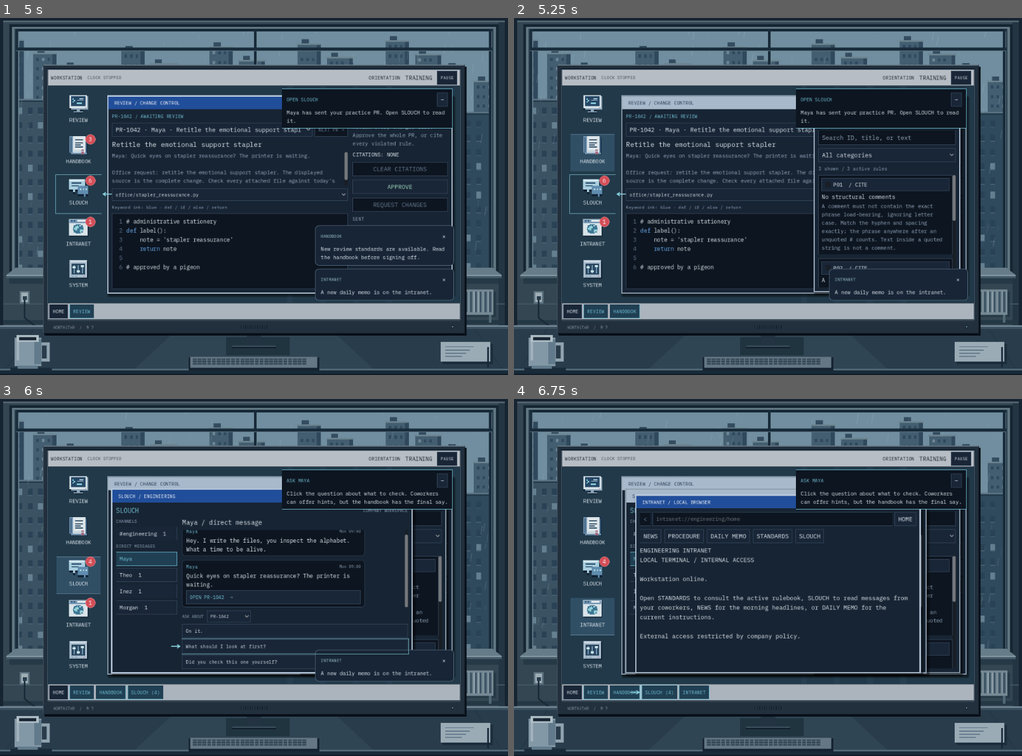
Above: before the commit, frames 1-4 (two rows, left to right).
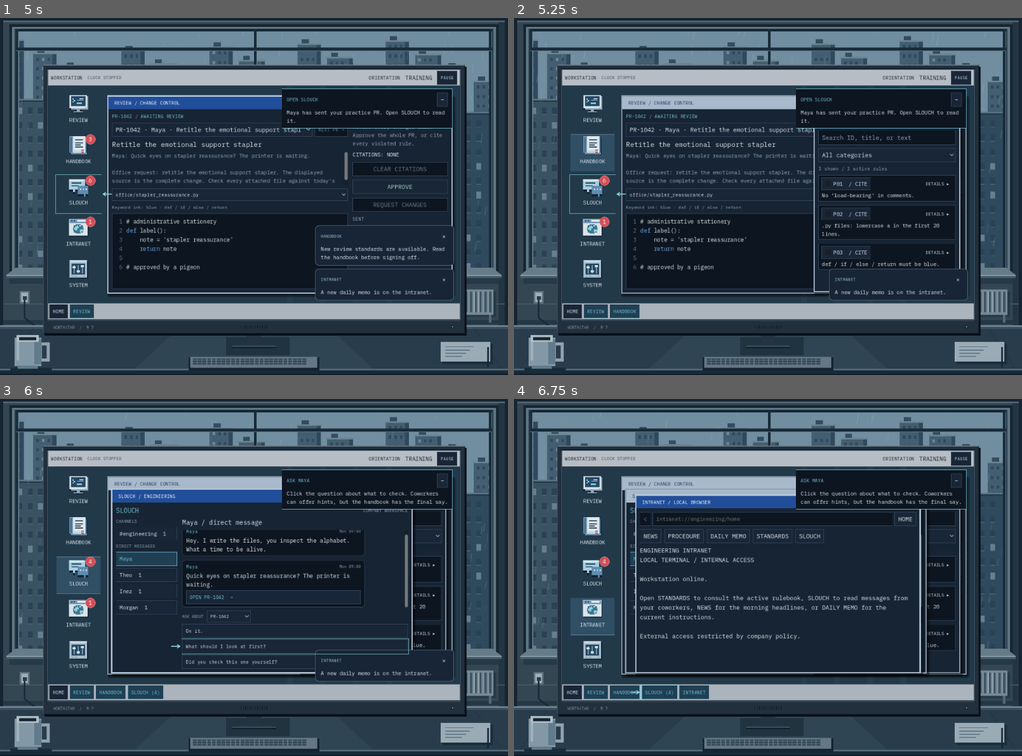
Above: after the commit, the same moments.

Repository: exponent-to/last-review
Game: Godot game, scene res://native/main.tscn
The game is run twice, just before and just after one commit, with the same random seed, the same clock (stepped at 60 frames per second) and the same inputs.
Inputs (mouse positions are in pixels of both pictures, inside the frame that each line leads up to):
- Up to frame 1 (5 s): click "New Game" at 0.5 s; click "Slot 1 — Empty" at 1.25 s; click "SKIP [ESC]" at 2 s; click "START ORIENTATION" at 2.75 s; click (76, 110) at 3.52 s; click "NEXT PR →" at 4.25 s
- Up to frame 2 (5.25 s): click (590, 153) at 5.02 s
- Up to frame 3 (6 s): click (76, 573) at 5.77 s
- Up to frame 4 (6.75 s): click (590, 616) at 6.52 s

Frame 1 is identical in both runs. In frame 2, 1.7% of the frame differs, in the area x 59-87%, y 43-76%; in frame 3, 0.3%; in frame 4, 0.3%.

Commit message:
Collapse handbook details behind concise rule summaries

Diff:
--- a/native/interface.gd
+++ b/native/interface.gd
@@ -29,6 +29,17 @@
 const CYAN: Color = Color("76c8dd")
 const RED: Color = Color("e39499")
 const GREEN: Color = Color("9ed6bb")
+const RULE_SUMMARIES := {
+	"P01": "No ‘load-bearing’ in comments.",
+	"P02": ".py files: lowercase a in the first 20 lines.",
+	"P03": "def / if / else / return must be blue.",
+	"P04": "No uppercase A–Z in the filename.",
+	"P05": "At most 60 characters per source line.",
+	"P06": "Last nonempty line: # approved by a pigeon",
+	"P07": "No ! in comments.",
+	"P08": "No tab characters anywhere.",
+	"P09": "No whole word ‘urgent’ inside quotes.",
+}
 
 class DiffHighlighter extends SyntaxHighlighter:
 	func _get_line_syntax_highlighting(line: int) -> Dictionary:
@@ -827,16 +838,32 @@
 		var panel: PanelContainer = PanelContainer.new()
 		panel.add_theme_stylebox_override("panel", _style(INSET, BORDER, 1, 0, 0))
 		rules_body.add_child(panel)
-		var body: VBoxContainer = _column(_margin(panel, 8, 8), 5)
+		var body: VBoxContainer = _column(_margin(panel, 8, 6), 4)
+		var header := _row(body, 4)
 		var check: CheckBox = CheckBox.new()
 		check.text = str(rule.get("id", "")) + "  / CITE"
 		check.add_theme_font_size_override("font_size", 13)
 		var id: String = str(rule.get("id", ""))
 		check.toggled.connect(func(_pressed: bool) -> void: _emit_command({"type": "toggle-rule", "rule_id": id}))
-		body.add_child(check)
-		_paragraph(body, str(rule.get("title", "")), 14, TEXT)
-		_paragraph(body, str(rule.get("text", "")), 13, DIM)
-		_rule_rows.append({"rule": rule, "panel": panel, "check": check})
+		header.add_child(check)
+		_spacer(header)
+		var summary := _paragraph(body, str(RULE_SUMMARIES.get(id, rule.get("title", ""))), 13, TEXT)
+		summary.tooltip_text = str(rule.get("title", ""))
+		var details := _column(body, 4)
+		_paragraph(details, str(rule.get("title", "")), 13, CYAN)
+		_paragraph(details, str(rule.get("text", "")), 13, DIM)
+		details.hide()
+		var disclosure := Button.new()
+		disclosure.text = "DETAILS ▸"
+		disclosure.flat = true
+		disclosure.toggle_mode = true
+		disclosure.add_theme_font_size_override("font_size", 11)
+		disclosure.tooltip_text = "Show full wording and exceptions for " + id
+		disclosure.toggled.connect(func(expanded: bool) -> void:
+			details.visible = expanded
+			disclosure.text = "DETAILS ▾" if expanded else "DETAILS ▸")
+		header.add_child(disclosure)
+		_rule_rows.append({"rule": rule, "panel": panel, "check": check, "summary": summary, "details": details, "disclosure": disclosure})
 
 
 func _build_decision(parent: Node) -> void:
@@ -1136,6 +1163,8 @@
 	var new_count: int = 0
 	for entry: Dictionary in _rule_rows:
 		var rule: Dictionary = entry["rule"]
+		if rule.id == "P03":
+			entry.summary.text = RULE_SUMMARIES.P03 + (" Pink needs an INK-EXCEPTION permit." if day >= 4 else "")
 		var active: bool = int(rule.get("introduced_day", 1)) <= day
 		if active:
 			active_count += 1
